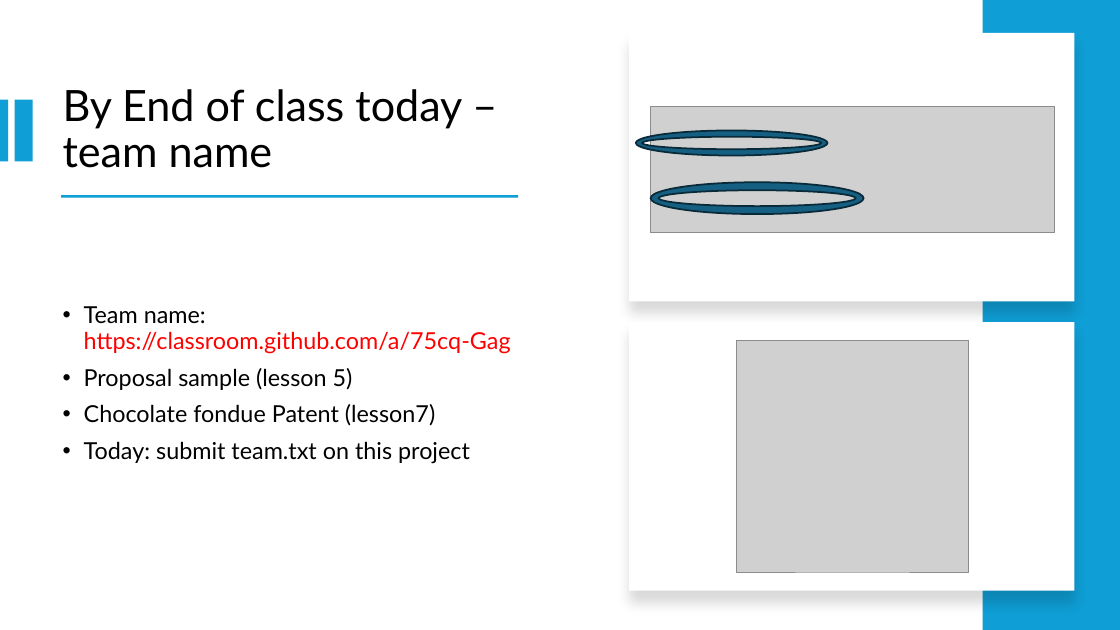
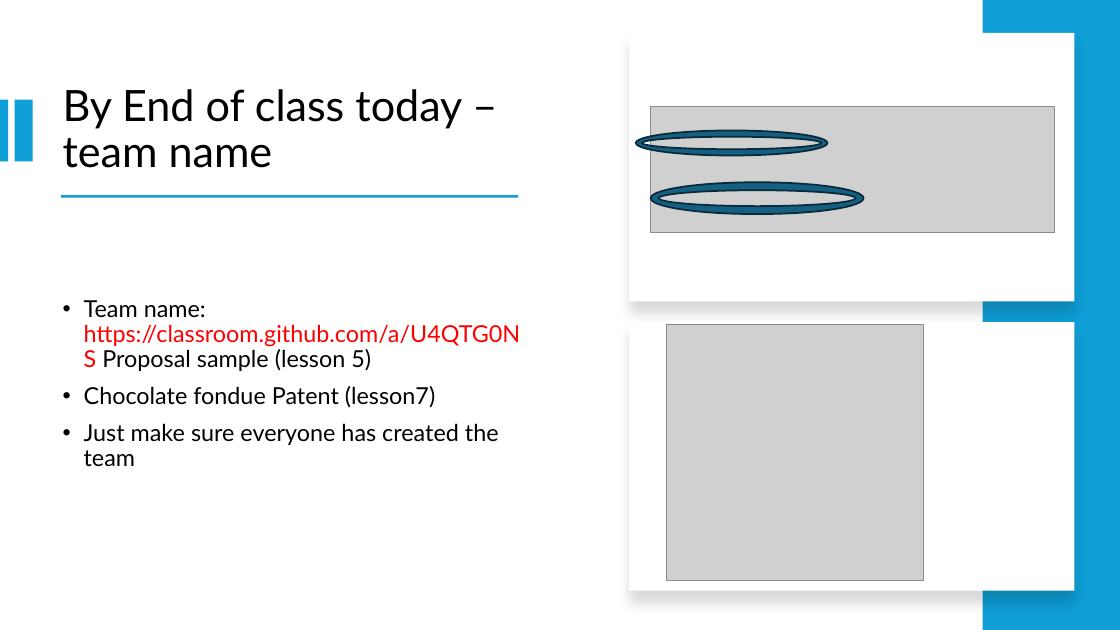
Before and after one commit to JLNU-EETC3433/courseware, a slide deck: slide 5 of 20241108-lesson10.pptx. Drawn at 1120x630 pixels with LibreOffice and Linux fonts; fonts in the diff are those of the drawing; grey boxes stand for pictures. Boxes give left, top, right and bottom in pixels: in the first picture for what was removed or moved away, otherwise in the second. Text is boxed around its words. In the diff, an @@ line names an element or a change of style, - is before the commit and + after.

```diff
--- a/20241108-lesson10.pptx
+++ b/20241108-lesson10.pptx
@@ text at (84,300,521,371): text changed @@
-• Team name: https://classroom.github.com/a/75cq-Gag
-• Proposal sample (lesson 5)
+• Team name: https://classroom.github.com/a/U4QTG0NS Proposal sample (lesson 5)
@@ picture: place and size @@
-picture at (737,341,968,572)
+picture at (666,324,923,581)
@@ text at (84,423,499,466): text changed @@
-• Today: submit team.txt on this project
+• Just make sure everyone has created the team
```
Also in this commit, not shown: 1 other slide changed, 1 other file.
